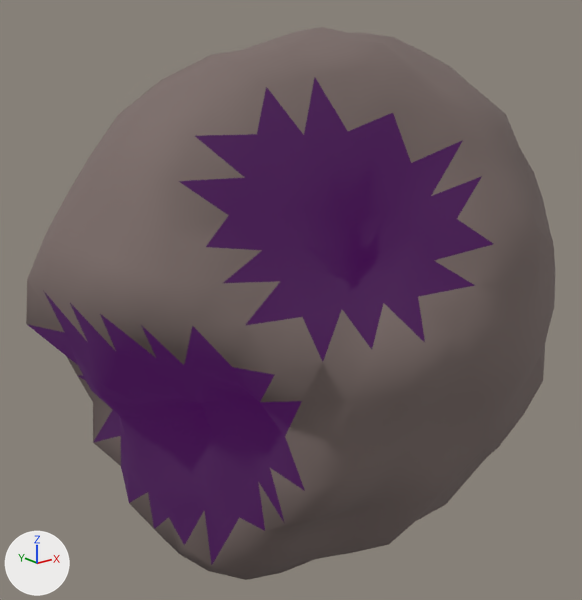
Before and after pictures for a commit that changed the glTF model assets/asteroids/asteroid_med_14.glb.
Camera for both pictures: a camera (50 mm lens) standing at (-2.23, -2.5, 1.11) and looking at (-0.14, 0.1, 0.06). The axes (+X, +Y, +Z) are drawn at lower left. The lights are the same throughout. The picture after the commit comes second.

Objects in the first picture: 'asteroid_med_14'.
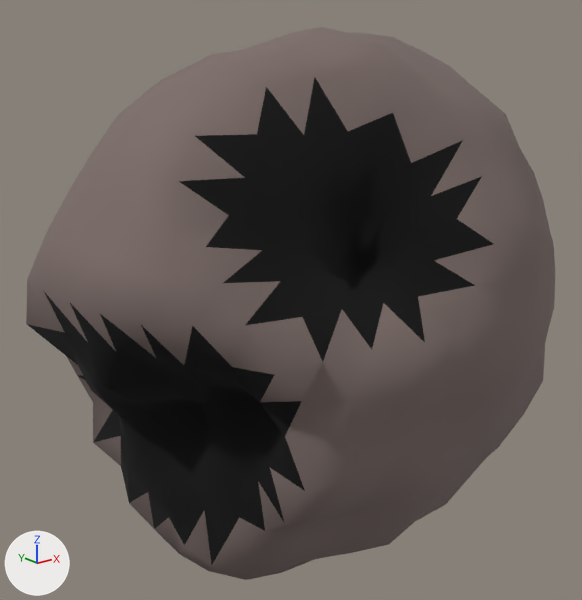
The change, as JSON lines over the scene's bpy script:
```json
{"op": "set", "path": "mat_crater_asteroid_med_14.base_color", "old": "(0.02, 0.01, 0.02)", "new": "(0.0, 0.0, 0.0)", "note": "black #271927 -> black #000000"}
{"op": "remove", "block": "mat_crater_asteroid_med_14", "code": "mat_crater_asteroid_med_14.emission_color = (0.042, 0.0, 0.063)  # dark purple #3a0047"}
{"op": "remove", "block": "mat_crater_asteroid_med_14", "code": "mat_crater_asteroid_med_14.emission_strength = 1.0"}
```

Where the change shows, as pixel boxes [x1, y1, x2, y2] in the pictures (582 x 600 px):
```json
{"object": "asteroid_med_14", "change": "recoloured, surface changed", "before": [26, 76, 495, 567], "after": [26, 76, 495, 567], "on screen": "darker"}
```
